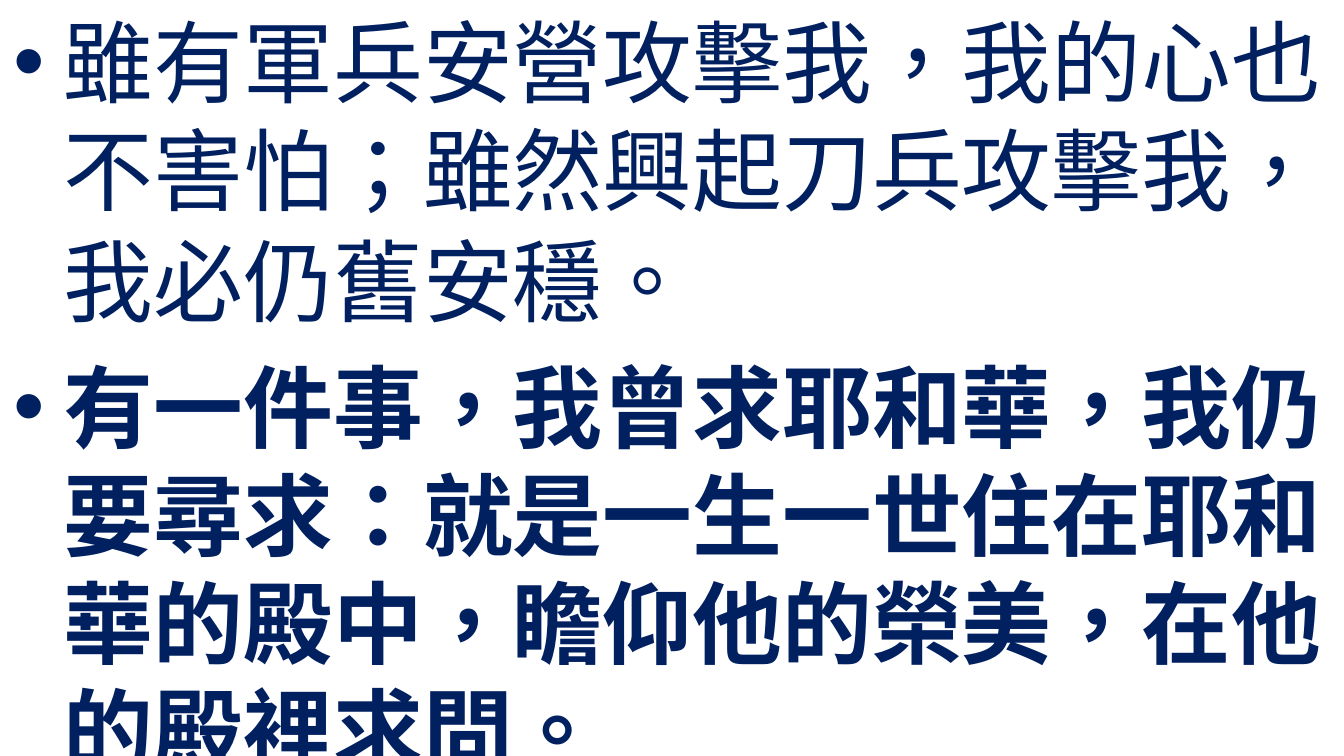
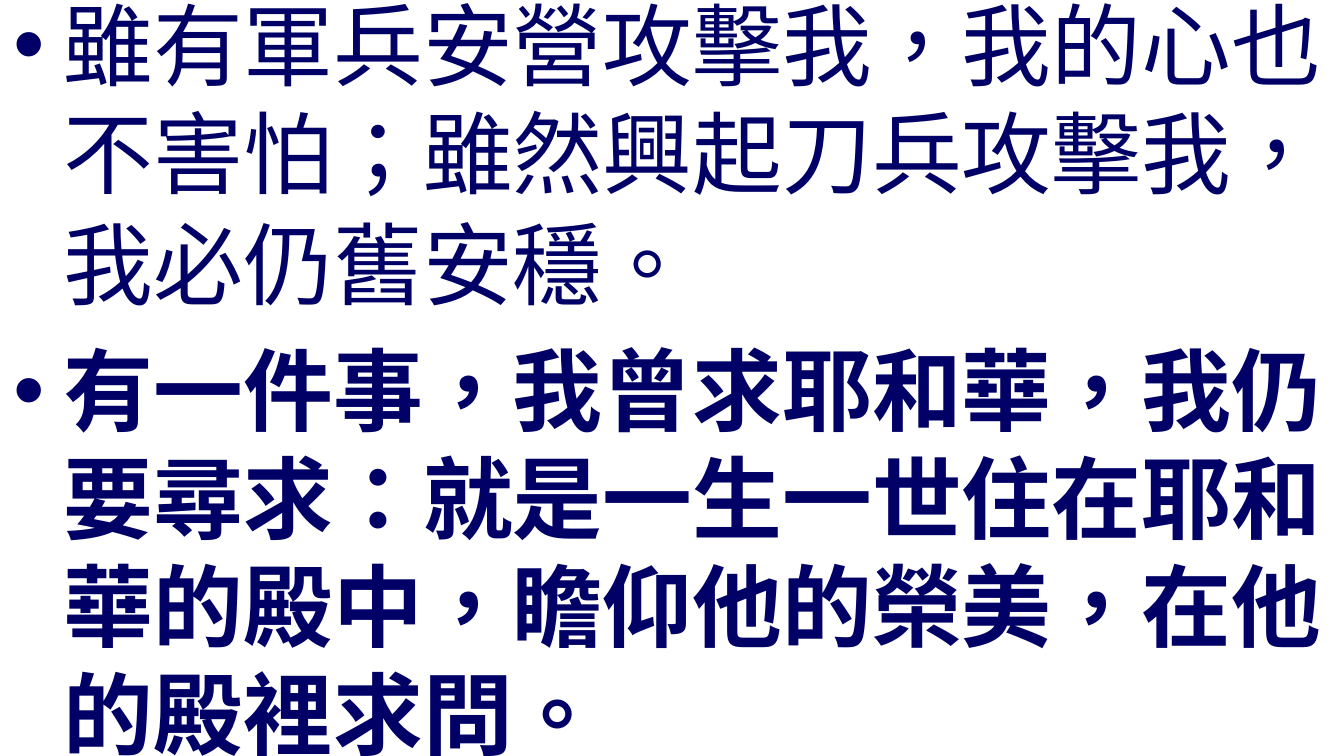
Before and after one commit to batisuoc/worship-resources, a slide deck: slide 3 of 63主是力量.pptx. Drawn at 1344x756 pixels with LibreOffice and Linux fonts; fonts in the diff are those of the drawing; background and template pictures are left out. Boxes give left, top, right and bottom in pixels: in the first picture for what was removed or moved away, otherwise in the second. Text is boxed around its words. In the diff, an @@ line names an element or a change of style, - is before the commit and + after.

```diff
--- a/63主是力量.pptx
+++ b/63主是力量.pptx
@@ text "雖有軍兵安營攻擊我，我的心也不害怕；雖然興起刀兵攻擊我，我必仍舊安穩。" at (x1=64, y1=3, x2=1321, y2=756): text colour #002060 to #000066; vertical alignment top to middle @@
```
Also in this commit, not shown: 5 other slides changed, 1 slide removed.
